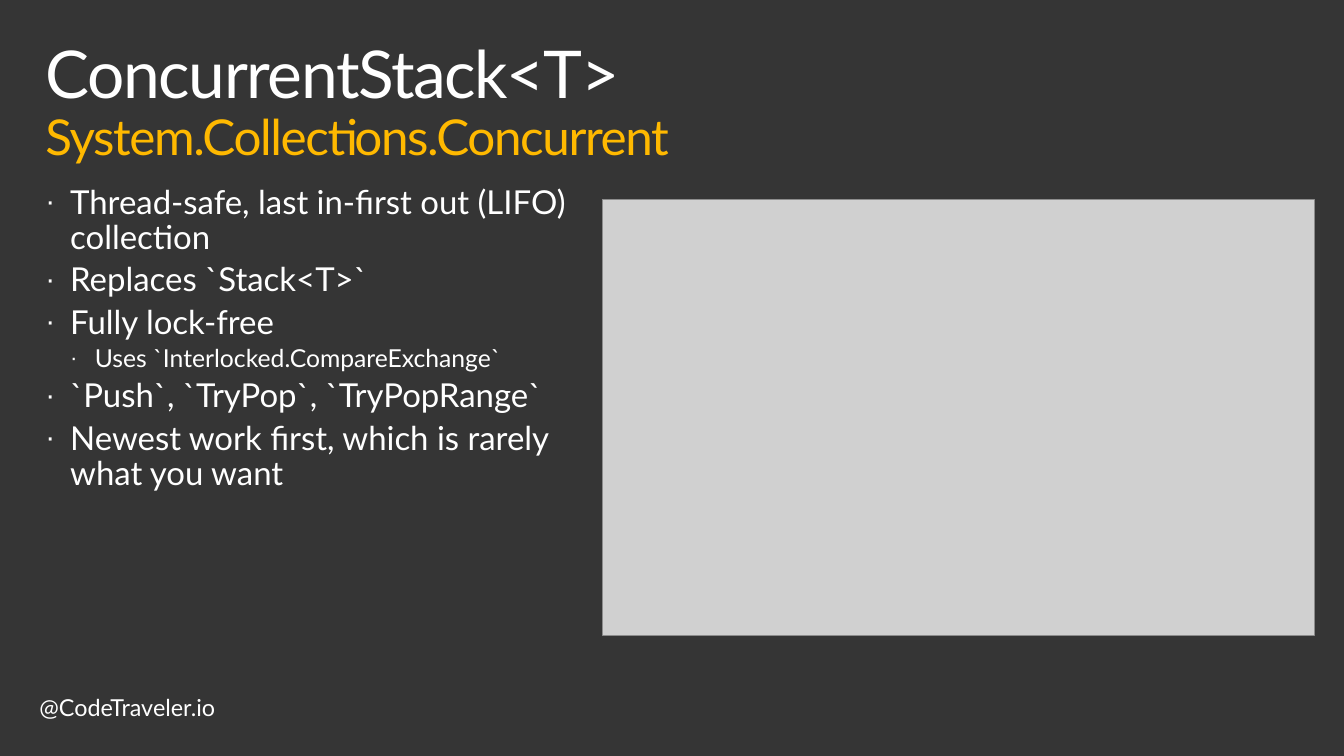
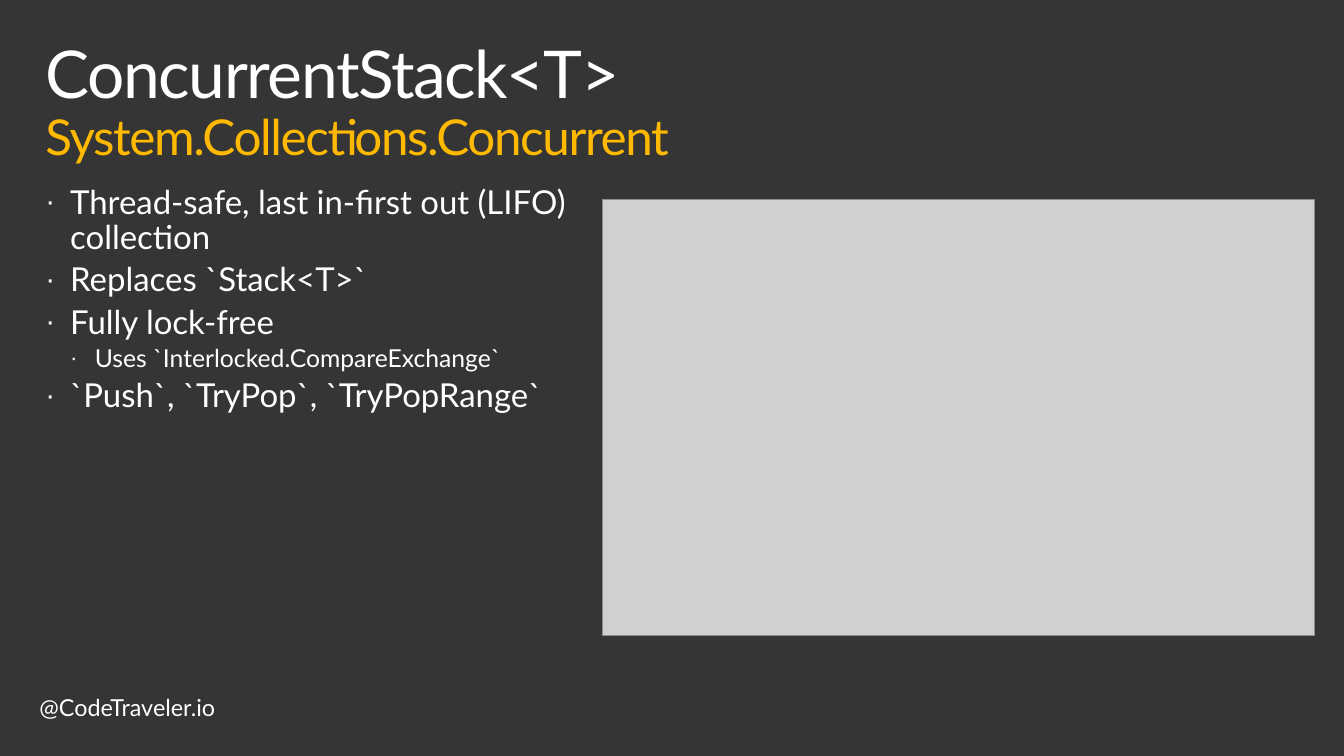
Before and after one commit to TheCodeTraveler/BecomeAnExpertWithAsyncAwait, a slide deck: slide 10 of 8. Concurrent Collections/ConcurrentCollections.pptx. Drawn at 1344x756 pixels with LibreOffice and Linux fonts; fonts in the diff are those of the drawing; grey boxes stand for pictures; background and template pictures are left out. Boxes give left, top, right and bottom in pixels: in the first picture for what was removed or moved away, otherwise in the second. Text is boxed around its words. In the diff, an @@ line names an element or a change of style, - is before the commit and + after.

Commit message:
Update Concurrent Collections

```diff
--- a/8. Concurrent Collections/ConcurrentCollections.pptx
+++ b/8. Concurrent Collections/ConcurrentCollections.pptx
@@ text at [70, 425, 550, 491]: paragraph removed @@
-· Newest work first, which is rarely what you want
```
Also in this commit, not shown: 3 other slides changed, 4 slides removed, 1 other file.
